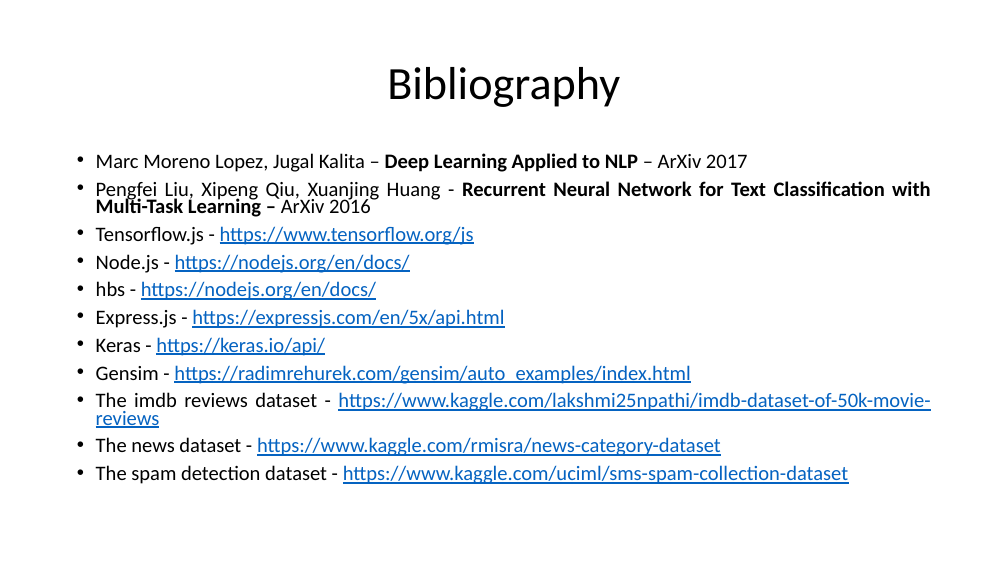
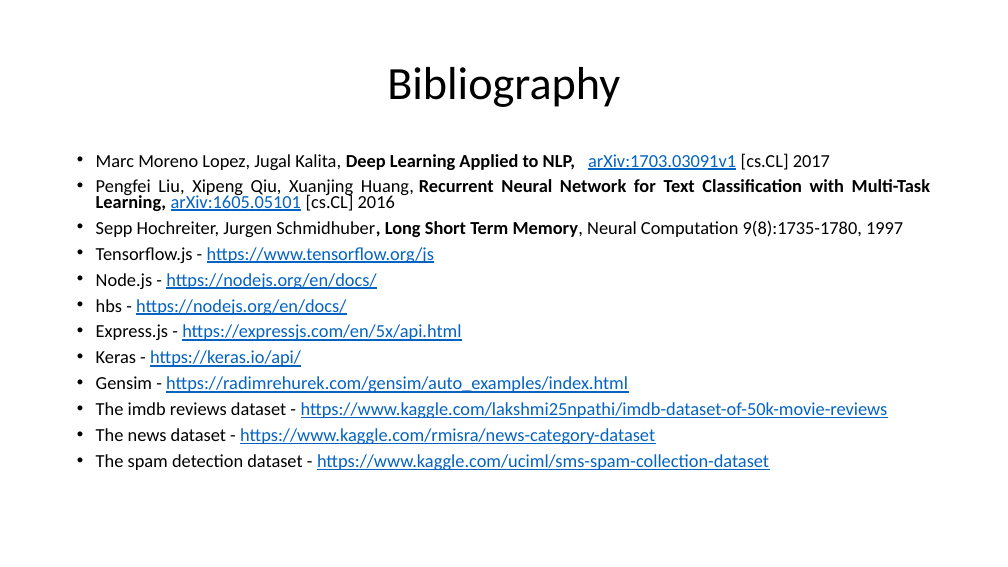
Before and after one commit to HarshaKy/text-classifier, a slide deck: slide 34 of docs/presentation/Presentation.pptx (slide 33 before the commit). Drawn at 1008x567 pixels with LibreOffice and Linux fonts; fonts in the diff are those of the drawing. Boxes give left, top, right and bottom in pixels: in the first picture for what was removed or moved away, otherwise in the second. Text is boxed around its words. In the diff, an @@ line names an element or a change of style, - is before the commit and + after.

```diff
--- a/docs/presentation/Presentation.pptx
+++ b/docs/presentation/Presentation.pptx
@@ text at (x1=96, y1=153, x2=930, y2=237): text changed; size 19.6 to 17.5 pt; bold off @@
-• Marc Moreno Lopez, Jugal Kalita – Deep Learning Applied to NLP – ArXiv 2017
-• Pengfei Liu, Xipeng Qiu, Xuanjing Huang - Recurrent Neural Network for Text Classification with Multi-Task Learning – ArXiv 2016
+• Marc Moreno Lopez, Jugal Kalita, Deep Learning Applied to NLP, arXiv:1703.03091v1 [cs.CL] 2017
+• Pengfei Liu, Xipeng Qiu, Xuanjing Huang, Recurrent Neural Network for Text Classification with Multi-Task Learning, arXiv:1605.05101 [cs.CL] 2016
+• Sepp Hochreiter, Jurgen Schmidhuber, Long Short Term Memory, Neural Computation 9(8):1735-1780, 1997
@@ text at (x1=96, y1=247, x2=888, y2=470): size 19.6 to 17.5 pt in "Tensorflow.js - https://www.tensorflow.org/js", "Node.js - https://nodejs.org/en/docs/", "hbs - https://nodejs.org/en/docs/", "Express.js - https://expressjs.com/en/5x/api.html" and 5 more places @@
```
Also in this commit, not shown: 14 other slides changed, 2 slides added, 1 slide removed.
